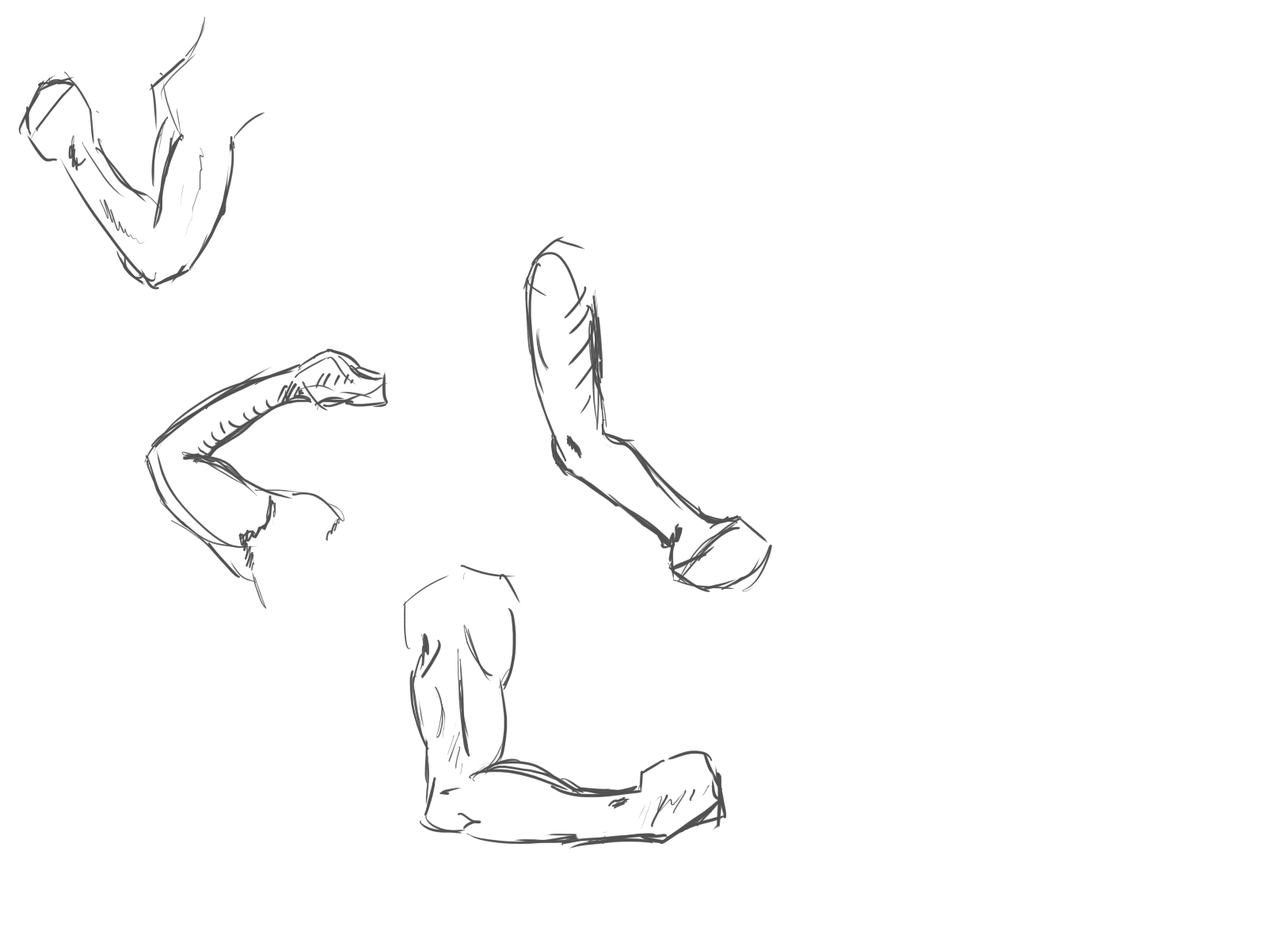
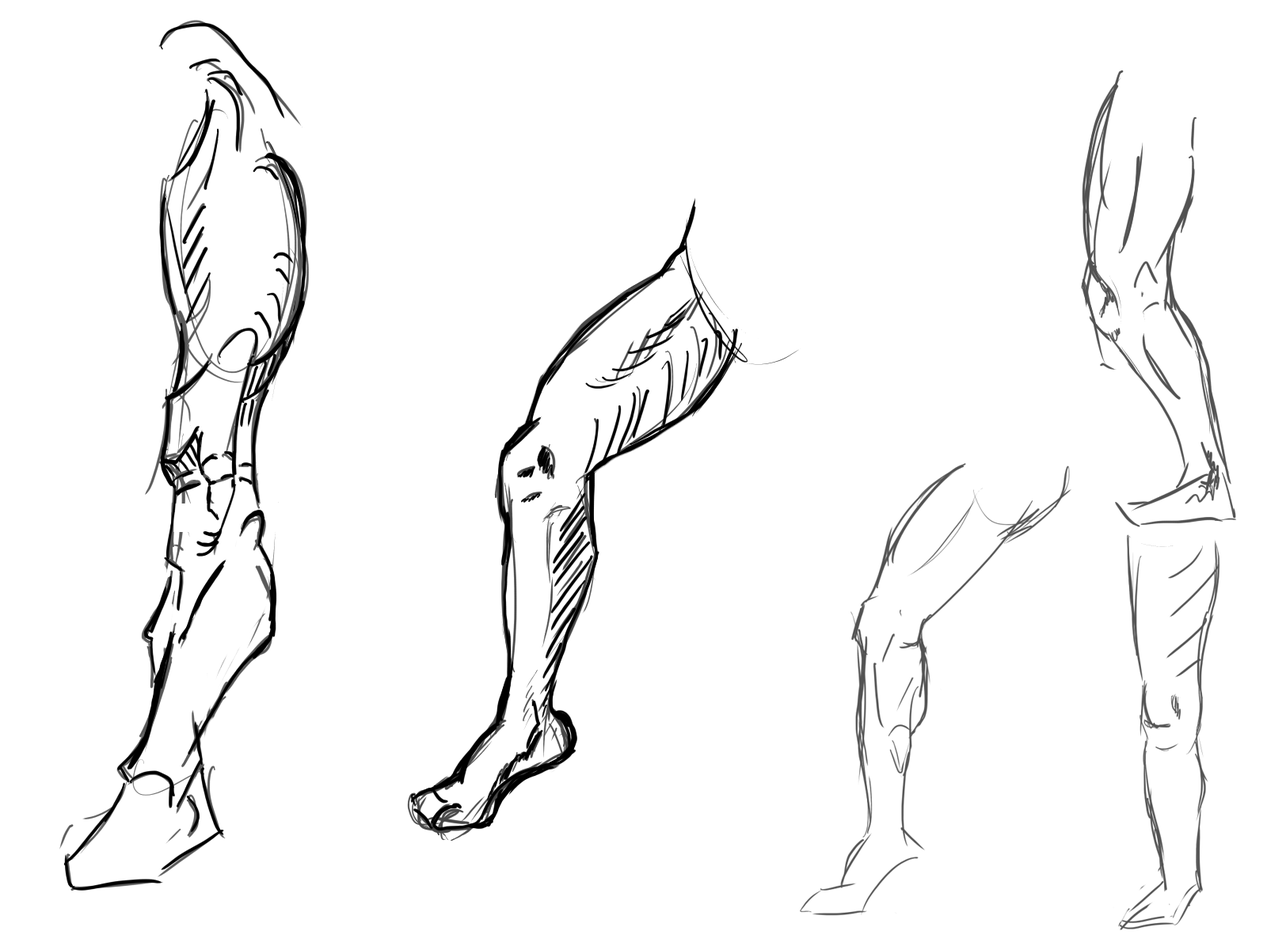
Comparing the layer stacks of the two 1267px x 950px images. Changes:
showed "Legs", painted on it over [18,16,1237,931]
hid "Arms 2", painted on it over [18,16,1237,913]
painted on "Background" over [18,16,1237,931]
